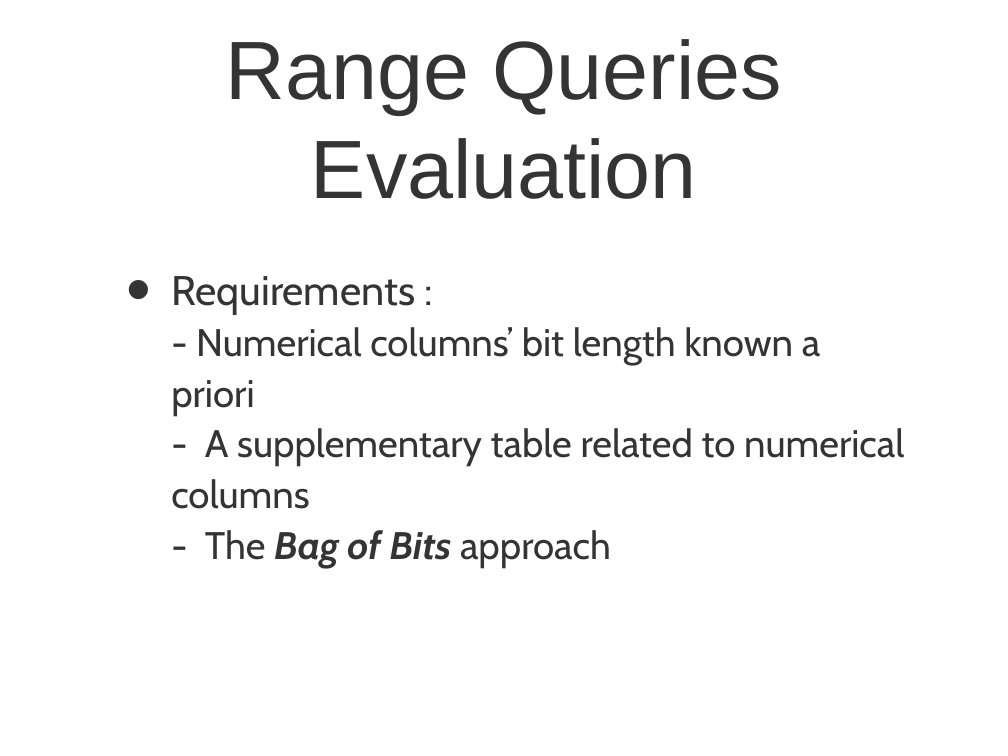
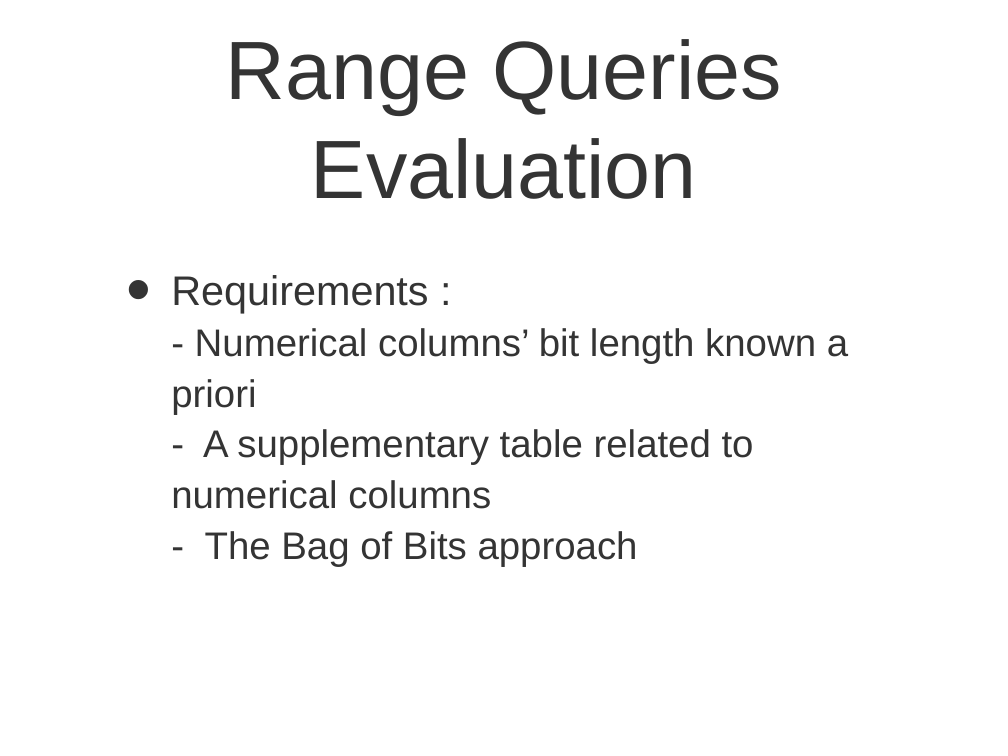
Before and after one commit to rexos/rexos.github.io, a slide deck: slide 14 of presentation.ppt. Drawn at 1008x756 pixels with LibreOffice and Linux fonts; fonts in the diff are those of the drawing. Boxes give left, top, right and bottom in pixels: in the first picture for what was removed or moved away, otherwise in the second. Text is boxed around its words. In the diff, an @@ line names an element or a change of style, - is before the commit and + after.

Commit message:
up ppt

```diff
--- a/presentation.ppt
+++ b/presentation.ppt
@@ text "Requirements : - Numerical columns’ ..." at box(171, 275, 848, 566): font Cabin to Arial; bold off, italic off in "Bag of Bits" @@
```
Also in this commit, not shown: 15 other slides changed.
